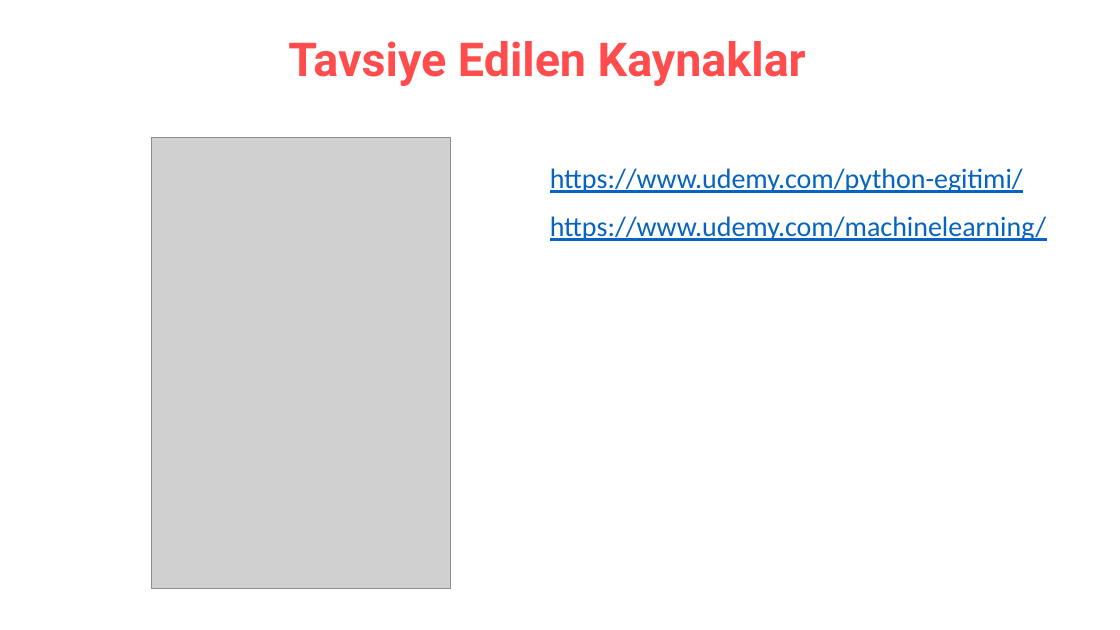
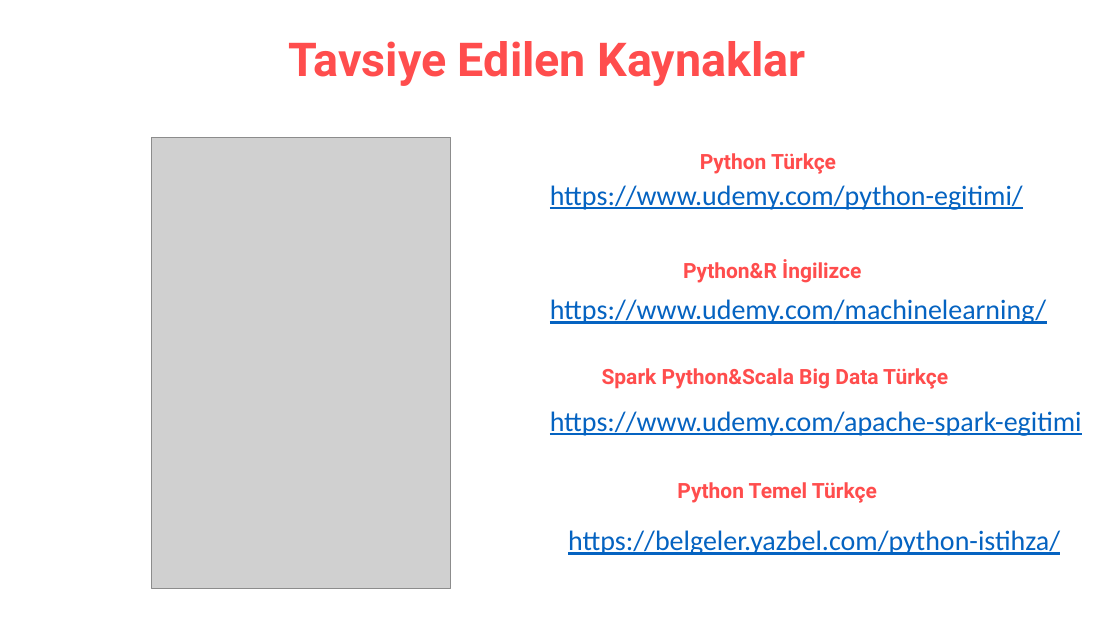
Before and after one commit to erkansirin78/machine-learning-with-python, a slide deck: slide 9 of opening_remarks.pptx (slide 7 before the commit). Drawn at 1120x630 pixels with LibreOffice and Linux fonts; fonts in the diff are those of the drawing; grey boxes stand for pictures. Boxes give left, top, right and bottom in pixels: in the first picture for what was removed or moved away, otherwise in the second. Text is boxed around its words. In the diff, an @@ line names an element or a change of style, - is before the commit and + after.

Commit message:
egitim oncesi duzenleme2

```diff
--- a/opening_remarks.pptx
+++ b/opening_remarks.pptx
@@ text "https://www.udemy.com/python-egitimi/": place and size @@
-text "https://www.udemy.com/python-egitimi/" at <box>550,168,1023,193</box>
+text "https://www.udemy.com/python-egitimi/" at <box>550,185,1023,210</box>
@@ text added at <box>700,153,836,174</box>, 18 pt, text #FF4D4D, bold @@
+Python Türkçe
@@ text added at <box>683,259,861,283</box>, 18 pt, text #FF4D4D, bold @@
+Python&R İngilizce
@@ text "https://www.udemy.com/machinelearning/": place and size @@
-text "https://www.udemy.com/machinelearning/" at <box>550,216,1046,241</box>
+text "https://www.udemy.com/machinelearning/" at <box>550,299,1046,324</box>
@@ text added at <box>602,368,948,389</box>, 18 pt, text #FF4D4D, bold @@
+Spark Python&Scala Big Data Türkçe
@@ text added at <box>550,411,1082,436</box>, 24 pt, text #0563C1, underline @@
+https://www.udemy.com/apache-spark-egitimi
@@ text added at <box>677,482,877,503</box>, 18 pt, text #FF4D4D, bold @@
+Python Temel Türkçe
@@ text added at <box>568,530,1060,555</box>, 24 pt, text #0563C1, underline @@
+https://belgeler.yazbel.com/python-istihza/
```
Also in this commit, not shown: 1 other slide changed, 2 slides added.
